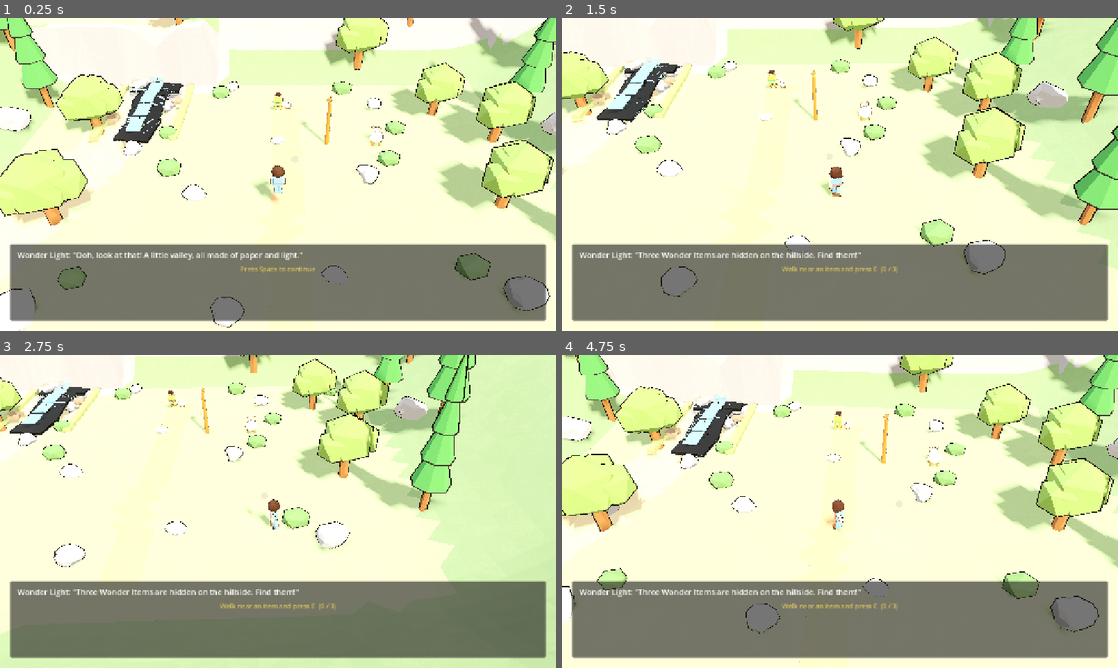
Above: before the commit, frames 1-4 (two rows, left to right).
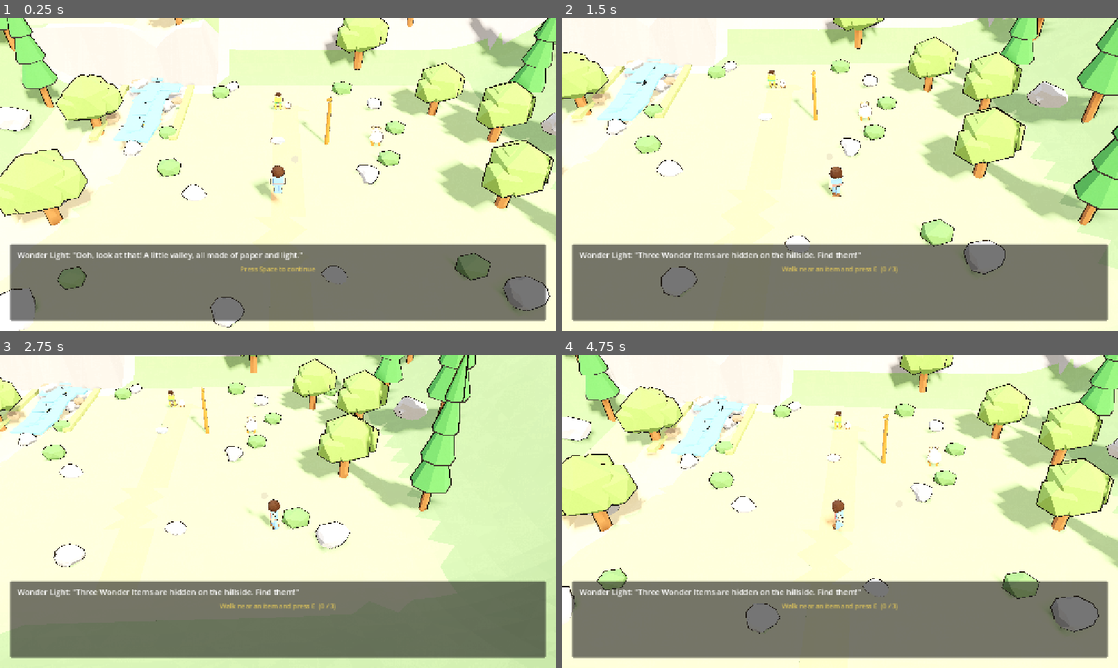
Above: after the commit, the same moments.

Repository: onesLeo/little-light
Game: Godot game, scene res://scenes/main.tscn
Same seed, same stepped clock (60 frames per second), same inputs: the game is played once before the commit and once after it.
Inputs:
- Up to frame 1 (0.25 s): no input
- Up to frame 2 (1.5 s): tap Space (ui_accept) at 0.5, 0.77 s; hold D (move_right) 0.53-1.28 s; hold E (interact) 0.53-1.28 s; hold S (move_back) from 1.28 s (still down); tap Enter at 1.35 s
- Up to frame 3 (2.75 s): tap Space (ui_accept) at 1.52 s; tap E (interact) at 2 s; release S (move_back) at 2.03 s; hold D (move_right) from 2.03 s (still down); hold E (interact) from 2.03 s (still down)
- Up to frame 4 (4.75 s): release D (move_right) at 2.78 s; release E (interact) at 2.78 s; hold W (move_forward) 2.78-3.53 s; tap Enter at 2.85, 4.35 s; tap Space (ui_accept) at 3.02, 3.77, 4.52 s; tap E (interact) at 3.5 s; hold E (interact) 3.53-4.28 s; hold A (move_left) from 3.53 s (still down)

The runs differ from the first frame. In frame 1, 0.8% of the frame differs, in the area x 20-33%, y 20-40%; in frame 2, 0.8%, in the area x 6-22%, y 14-34%; in frame 3, 0.6%; in frame 4, 0.8%.

Commit message:
Fix stream black slabs: hide water outlines, lift ripple sheets
Taman's playtest still showed black rectangles on the brook. Alive pack
ships coplanar *_Outline meshes on Stream/Waterfall plus low Ripple/
Sheet overlays that z-fight WaterPaper. Hide those outlines and nudge
overlays up until Models ships a continuous cascade pass.

Diff:
--- a/scenes/main.tscn
+++ b/scenes/main.tscn
@@ -17,6 +17,7 @@
 [ext_resource type="Script" path="res://scripts/play_all_animation_loops.gd" id="15_loops"]
 [ext_resource type="Script" path="res://scripts/hide_static_valley_water.gd" id="16_hidewater"]
 [ext_resource type="Script" path="res://scripts/charm_award.gd" id="17_charm"]
+[ext_resource type="Script" path="res://scripts/stream_alive_clean.gd" id="17_streamclean"]
 
 [sub_resource type="CapsuleShape3D" id="CapsuleShape3D_player"]
 radius = 0.35
@@ -152,6 +153,9 @@
 [node name="Art" parent="StreamFishAlive" instance=ExtResource("14_stream")]
 script = ExtResource("15_loops")
 
+[node name="StreamAliveClean" type="Node3D" parent="StreamFishAlive"]
+script = ExtResource("17_streamclean")
+
 
 [node name="DavidMentor" parent="." instance=ExtResource("6_david")]
 transform = Transform3D(1, 0, 0, 0, 1, 0, 0, 0, 1, 0, 0, -3)
--- /dev/null
+++ b/scripts/stream_alive_clean.gd
@@ -0,0 +1,35 @@
+extends Node3D
+## Softens alive-brook render until art ships continuous cascade:
+## hide Stream_/Waterfall_/Foam_ *_Outline (black OL slabs),
+## lift Ripple_/Waterfall_Sheet_ so they don't z-fight WaterPaper.
+
+@export var lift_y: float = 0.05
+
+
+func _ready() -> void:
+	call_deferred("_run")
+
+
+func _run() -> void:
+	var art := get_parent().get_node_or_null("Art")
+	if art == null:
+		art = get_parent()
+	_clean(art)
+
+
+func _clean(node: Node) -> void:
+	for child in node.get_children():
+		_clean(child)
+	if not (node is Node3D):
+		return
+	var n3 := node as Node3D
+	var n := String(node.name)
+	if n.ends_with("_Outline") and (
+		n.begins_with("Stream_")
+		or n.begins_with("Waterfall_")
+		or n.begins_with("Foam_")
+	):
+		n3.visible = false
+		return
+	if n.begins_with("Stream_Ripple_") or n.begins_with("Waterfall_Sheet_"):
+		n3.position.y += lift_y
